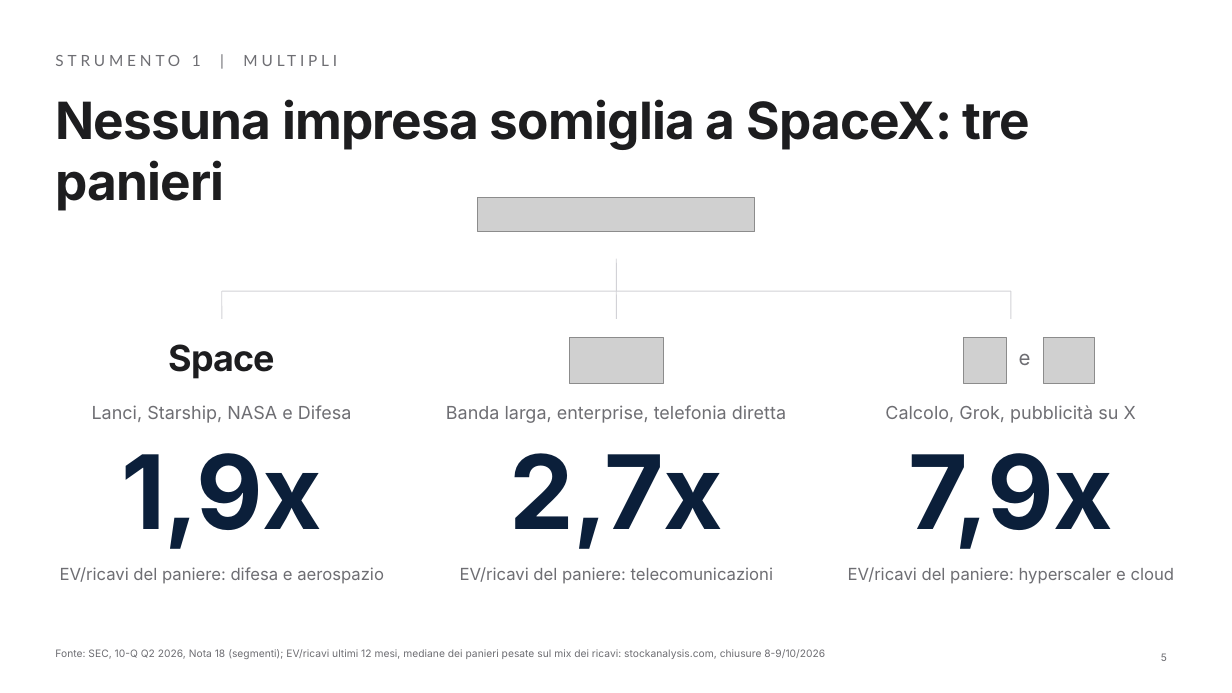
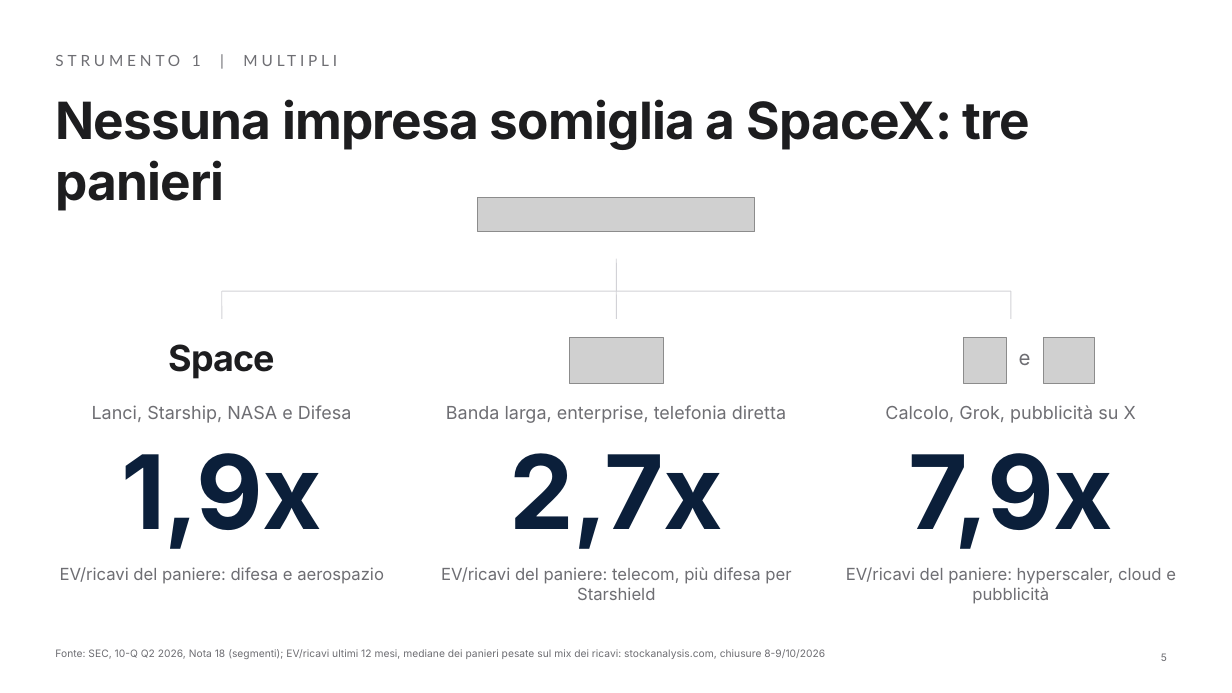
Before and after one commit to gherardo200-glitch/spacex-valutazione, a slide deck: slide 5 of documenti/SpaceX_prezzo_e_valore.pptx. Drawn at 1232x693 pixels with LibreOffice and Linux fonts; fonts in the diff are those of the drawing; grey boxes stand for pictures. Boxes give left, top, right and bottom in pixels: in the first picture for what was removed or moved away, otherwise in the second. Text is boxed around its words. In the diff, an @@ line names an element or a change of style, - is before the commit and + after.

```diff
--- a/documenti/SpaceX_prezzo_e_valore.pptx
+++ b/documenti/SpaceX_prezzo_e_valore.pptx
@@ text at (441, 567, 791, 600): text changed @@
-EV/ricavi del paniere: telecomunicazioni
+EV/ricavi del paniere: telecom, più difesa per Starshield
@@ text at (846, 567, 1176, 604): text changed @@
-EV/ricavi del paniere: hyperscaler e cloud
+EV/ricavi del paniere: hyperscaler, cloud e pubblicità
```
Also in this commit, not shown: 2 other slides changed, 4 other files.
